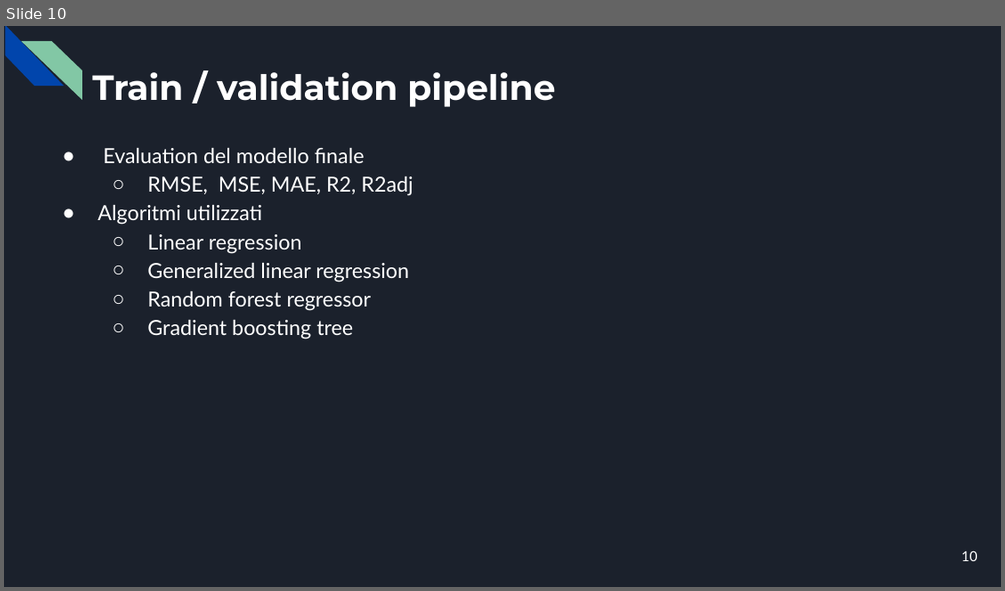
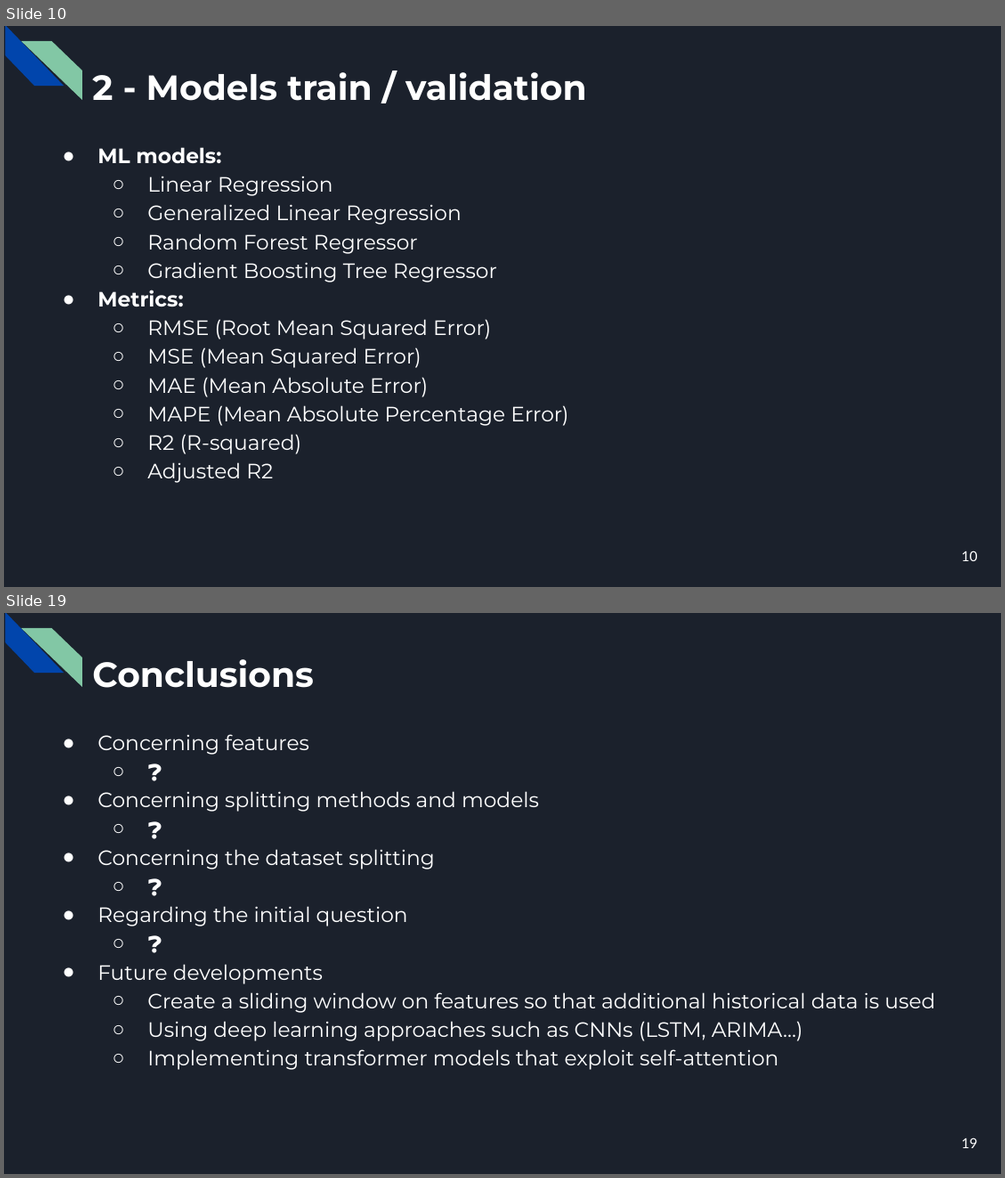
Before and after one commit to CorsiDanilo/bitcoin-price-prediction-with-pyspark, a slide deck: presentation/presentation.pptx. Shown one above the other, each under a label of ours: slide 10 before the commit, slides 10 and 19 after it; the slides between them are not shown. The pictures are 1005x591 and 1005x1178 pixels, drawn with LibreOffice and Linux fonts; fonts in the diff are those of the drawing. Boxes give left, top, right and bottom in pixels: in the first picture for what was removed or moved away, otherwise in the second. Text is boxed around its words. In the diff, an @@ line names an element or a change of style, - is before the commit and + after.

```diff
--- a/presentation/presentation.pptx
+++ b/presentation/presentation.pptx
@@ slide 19 added at [4, 613, 1001, 1174], background #1B212C; not listed: 2 template elements that a slide beside it also shows @@
@@ title added at [92, 659, 314, 688], 25.2 pt, text #FFFFFF, bold @@
+Conclusions
@@ text added at [97, 734, 935, 1070], 15 pt, text #FFFFFF @@
+● Concerning features
+  ○ ❓
+● Concerning splitting methods and models
+  ○ ❓
+● Concerning the dataset splitting
+  ○ ❓
+● Regarding the initial question
+  ○ ❓
+● Future developments
+  ○ Create a sliding window on features so that additional historical data is used
+  ○ Using deep learning approaches such as CNNs (LSTM, ARIMA...)
+  ○ Implementing transformer models that exploit self-attention
@@ page number added at [962, 1137, 978, 1148], 10 pt, text #FFFFFF @@
+19
@@ slide 10 changed as well @@
@@ title at [92, 72, 586, 101]: text changed @@
-Train / validation pipeline
+2 - Models train / validation
@@ text at [97, 147, 568, 483]: text changed; font Lato to Montserrat @@
-● Evaluation del modello finale
-  ○ RMSE, MSE, MAE, R2, R2adj
-● Algoritmi utilizzati
-  ○ Linear regression
-  ○ Generalized linear regression
-  ○ Random forest regressor
-  ○ Gradient boosting tree
+● ML models:
+  ○ Linear Regression
+  ○ Generalized Linear Regression
+  ○ Random Forest Regressor
+  ○ Gradient Boosting Tree Regressor
+● Metrics:
+  ○ RMSE (Root Mean Squared Error)
+  ○ MSE (Mean Squared Error)
+  ○ MAE (Mean Absolute Error)
+  ○ MAPE (Mean Absolute Percentage Error)
+  ○ R2 (R-squared)
+  ○ Adjusted R2
```
Also in this commit, not shown: 5 other slides changed, 13 other slides added, 8 slides removed, 2 other files.
